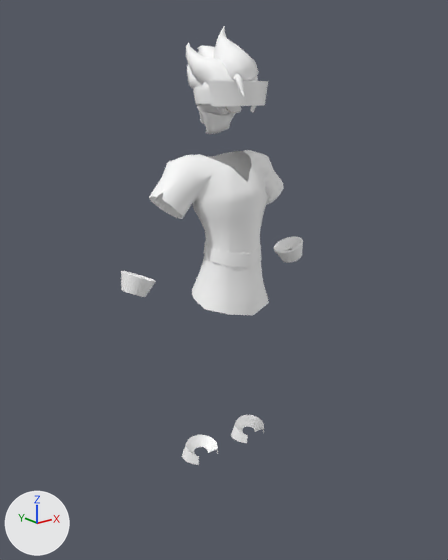
An edit to the FBX model Assets/Models/Characters/Player/M_Sapo_03.fbx, drawn before and after from the same camera.
Both versions are drawn from a 50 mm lens placed at (-1.282, -1.573, 1.393), pointed at (-0.069, -0.057, 0.786). Lighting does not change. The marker at lower left points along +X, +Y and +Z. Where no turn or scale is listed for an object, it has been applied to the vertices.

Objects in the first picture: 'Boot_Cuff_L', 'Boot_Cuff_R', 'HairTuft1', 'HairTuft2', 'HairTuft8', 'Sapo_Belt', 'Sapo_Gloves_L', 'Sapo_Gloves_R', 'Sapo_Headpiece', 'Sapo_Shirt'.
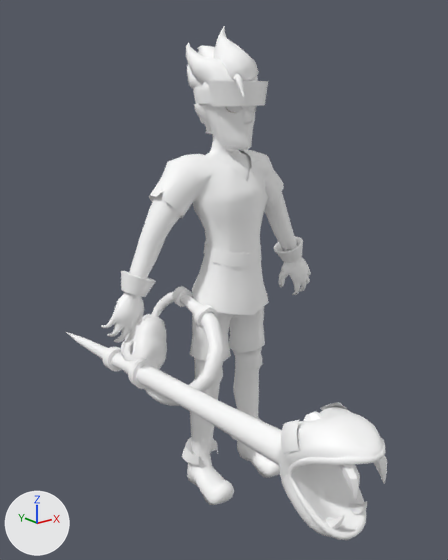
ob_sapo is not drawn itself; it is the parent of ob_boot_cuffs, ob_sapo_mainbody, ob_sapo_hair, ob_sapo_eyes.

Where the newer file only moved an object's origin or applied its transform, the numbers keep the older frame.

Location of each change, (x1, y1, x2, y2) in pixels of the pictures (448 x 560 px):
'Sapo_MainBody', now drawn
    after: (101, 104, 311, 505)
'Boros_Body', added
    after: (66, 332, 385, 540)
'Sapo_Shirt', moved
    both: (149, 150, 284, 315)
'Boros_HipModel', added
    after: (121, 286, 225, 406)
'Boros_FangsTop', added
    after: (339, 455, 387, 501)
'Boros_Pupil_R', added
    after: (281, 420, 299, 454)
'Boros_HandleGuard2', added
    after: (128, 358, 158, 389)
'Boros_FangsBottom', added
    after: (326, 501, 367, 530)
'Boros_HandleGuard1', added
    after: (103, 347, 121, 371)
'Boros_Pupil_L', added
    after: (320, 402, 349, 411)

Patch to the scene script:
```diff
--- a/Assets/Models/Characters/Player/M_Sapo_03.fbx.py
+++ b/Assets/Models/Characters/Player/M_Sapo_03.fbx.py
@@ me_mesh_001_1 @@
+me_mesh_001_1.from_pydata(...)  # 2350 vertices, 2354 faces; spans x -6.6..6.6, y 0.0..21.2, z -1.6..2.2
+me_mesh_001_1.materials.append(mat_sapo_texture)  # its picture is missing
@@ ob_sapo_shirt @@
 ob_sapo_shirt = bpy.data.objects.new('Sapo_Shirt', me_mesh_005)
-ob_sapo_shirt.location = (0.0, 0.0, -0.01)
+ob_sapo_shirt.location = (0.0, 0.0, -0.008)
@@ ob_sapo_mainbody @@
-ob_sapo_mainbody = bpy.data.objects.new('Sapo_MainBody', None)
-ob_sapo_mainbody.parent = ob_sapo
-ob_sapo_mainbody.location = (0.0, 10.61, 0.285)
+ob_sapo_mainbody = bpy.data.objects.new('Sapo_MainBody', me_mesh_001_1)
+ob_sapo_mainbody.location = (0.0, 0.0, 0.0)
+ob_sapo_mainbody.rotation_euler = (1.571, 0.0, 0.0)  # degrees (90, 0, 0)
+ob_sapo_mainbody.scale = (0.069, 0.069, 0.069)
@@ ob_sapo @@
 ob_sapo.location = (0.0, 0.0, 0.0)
-ob_sapo.rotation_euler = (1.571, 0.0, 0.0)  # degrees (90, 0, 0)
-ob_sapo.scale = (0.069, 0.069, 0.069)
+ob_sapo.scale = (6.9, 6.9, 6.9)
@@ ob_boros_pupil_r @@
+ob_boros_pupil_r = bpy.data.objects.new('Boros_Pupil_R', me_mesh_026)  # 35 vertices, 24 faces; spans x -0.1047..-0.0681, y -1.4381..-1.3523, z 0.1568..0.2442; in mat_borostesting2_lambert8sg1 (its picture is missing)
+ob_boros_pupil_r.location = (-0.316, 0.682, 0.444)
@@ ob_boros_pupil_l @@
+ob_boros_pupil_l = bpy.data.objects.new('Boros_Pupil_L', me_mesh_028)  # 35 vertices, 24 faces; spans x 0.0505..0.086, y -1.4394..-1.3531, z 0.1565..0.244; in mat_borostesting2_lambert8sg1 (its picture is missing)
+ob_boros_pupil_l.location = (-0.316, 0.682, 0.444)
@@ ob_boros_hipmodel @@
+ob_boros_hipmodel = bpy.data.objects.new('Boros_HipModel', me_mesh_033)  # 1902 vertices, 1968 faces; spans x -0.336..-0.124, y -0.208..0.212, z 0.4..0.75; in mat_boros_hipversion (its picture is missing)
+ob_boros_hipmodel.location = (0.0, 0.0, 0.0)
@@ ob_boros_handleguard2 @@
+ob_boros_handleguard2 = bpy.data.objects.new('Boros_HandleGuard2', me_mesh_025)  # 112 vertices, 112 faces; spans x -0.0532..0.0447, y -0.6428..-0.6051, z -0.0074..0.0906; in mat_borostesting2_lambert8sg1 (its picture is missing)
+ob_boros_handleguard2.location = (-0.316, 0.682, 0.444)
@@ ob_boros_fangsbottom @@
+ob_boros_fangsbottom = bpy.data.objects.new('Boros_FangsBottom', me_mesh_032)  # 62 vertices, 64 faces; spans x -0.3819..-0.271, y -0.8469..-0.792, z 0.446..0.5019; in mat_borostesting2_lambert8sg1 (its picture is missing)
+ob_boros_fangsbottom.location = (0.0, 0.0, 0.0)
@@ ob_boros_handleguard1 @@
+ob_boros_handleguard1 = bpy.data.objects.new('Boros_HandleGuard1', me_mesh_024)  # 112 vertices, 112 faces; spans x -0.0437..0.0376, y -0.4567..-0.4117, z -0.0175..0.0659; in mat_borostesting2_lambert8sg1 (its picture is missing)
+ob_boros_handleguard1.location = (-0.316, 0.682, 0.444)
@@ ob_boros_fangstop @@
+ob_boros_fangstop = bpy.data.objects.new('Boros_FangsTop', me_mesh_031)  # 62 vertices, 64 faces; spans x -0.3865..-0.2666, y -0.885..-0.8229, z 0.559..0.6488; in mat_borostesting2_lambert8sg1 (its picture is missing)
+ob_boros_fangstop.location = (0.0, 0.0, 0.0)
@@ ob_polysurface465 @@
+ob_polysurface465 = bpy.data.objects.new('polySurface465', me_mesh_030)  # 25 vertices, 24 faces; spans x -0.0974..-0.0723, y -1.4307..-1.3677, z 0.1809..0.2245; in mat_borostesting2_lambert8sg1 (its picture is missing)
+ob_polysurface465.location = (-0.316, 0.682, 0.444)
@@ ob_boros_body @@
+ob_boros_body = bpy.data.objects.new('Boros_Body', me_mesh_029)  # 1504 vertices, 1568 faces; spans x -0.1..0.08, y -1.58..-0.01, z -0.03..0.25; in mat_borostesting2_lambert8sg1 (its picture is missing)
+ob_boros_body.location = (-0.316, 0.682, 0.444)
```
